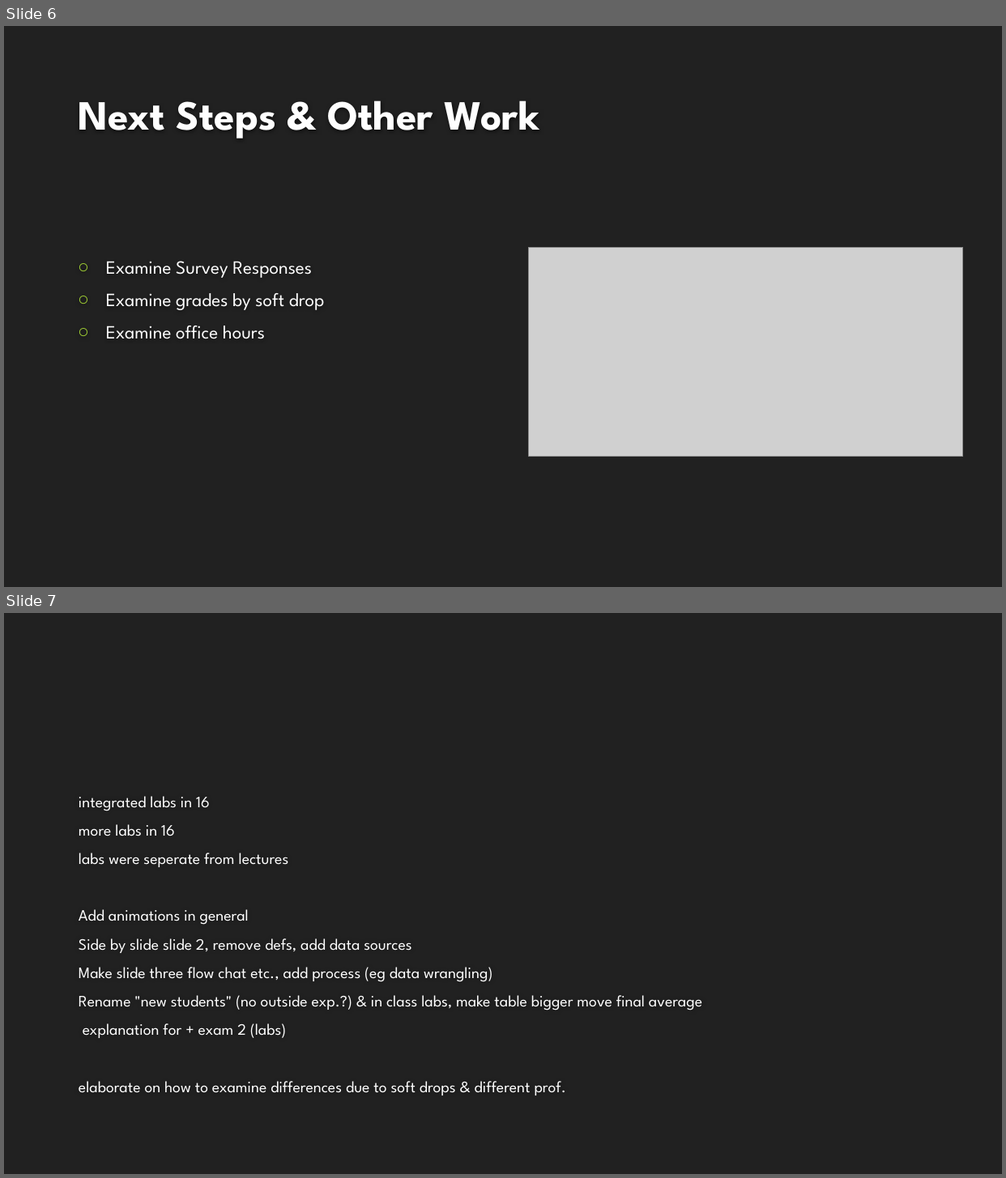
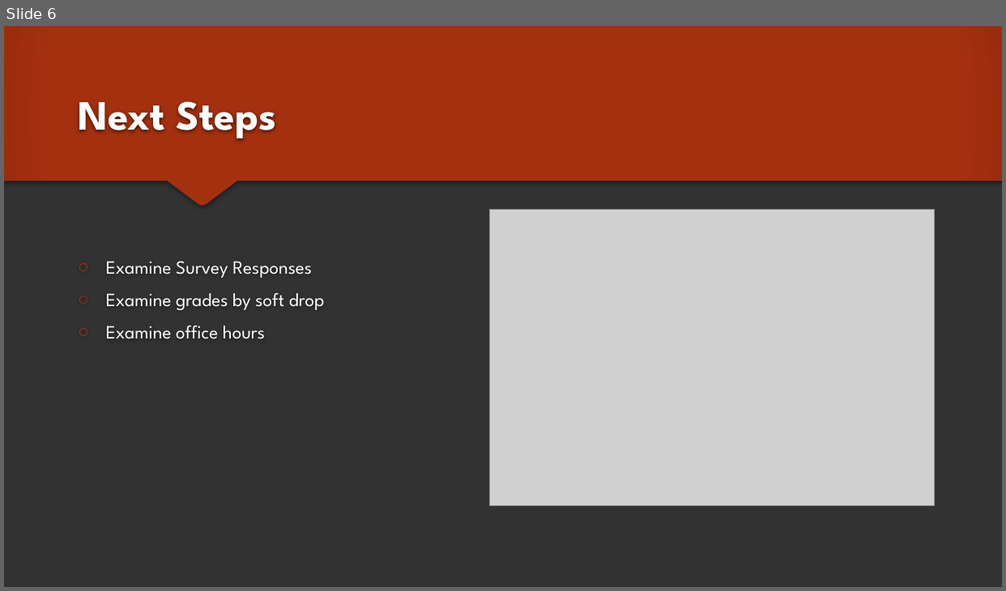
Before and after one commit to adamAbram/reu, a slide deck: CSC216 Comparison.pptx. Shown one above the other, each under a label of ours: slides 6 and 7 before the commit, slide 6 after it. The pictures are 1006x1178 and 1006x591 pixels, drawn with LibreOffice and Linux fonts; fonts in the diff are those of the drawing; grey boxes stand for pictures; background and template pictures are left out. Boxes give left, top, right and bottom in pixels: in the first picture for what was removed or moved away, otherwise in the second. Text is boxed around its words. In the diff, an @@ line names an element or a change of style, - is before the commit and + after.

```diff
--- a/CSC216 Comparison.pptx
+++ b/CSC216 Comparison.pptx
@@ slide 7 removed at [4, 613, 1002, 1174], background #212121 @@
@@ text removed at [79, 796, 702, 1096] @@
-integrated labs in 16
-more labs in 16
-labs were seperate from lectures
-Add animations in general
-Side by slide slide 2, remove defs, add data sources
-Make slide three flow chat etc., add process (eg data wrangling)
-Rename "new students" (no outside exp.?) & in class labs, make table bigger move final average
-explanation for + exam 2 (labs)
-elaborate on how to examine differences due to soft drops & different prof.
@@ slide 6 changed as well @@
@@ background #212121 to #323232 @@
@@ freeform shape added at [4, 26, 1002, 205], fill gradient #A5300F to #9A2D0E, outline #A5300F 0.79 pt @@
@@ title at [78, 101, 277, 141]: text changed @@
-Next Steps & Other Work
+Next Steps
@@ picture: place and size @@
-picture at [529, 248, 963, 456]
+picture at [489, 209, 935, 506]
@@ text "Examine Survey Responses" at [106, 261, 325, 339]: bullet colour #9ECD33 to #A5300F @@
```
Also in this commit, not shown: 4 other slides changed, 1 slide added, 1 other slide removed, 2 other files.
